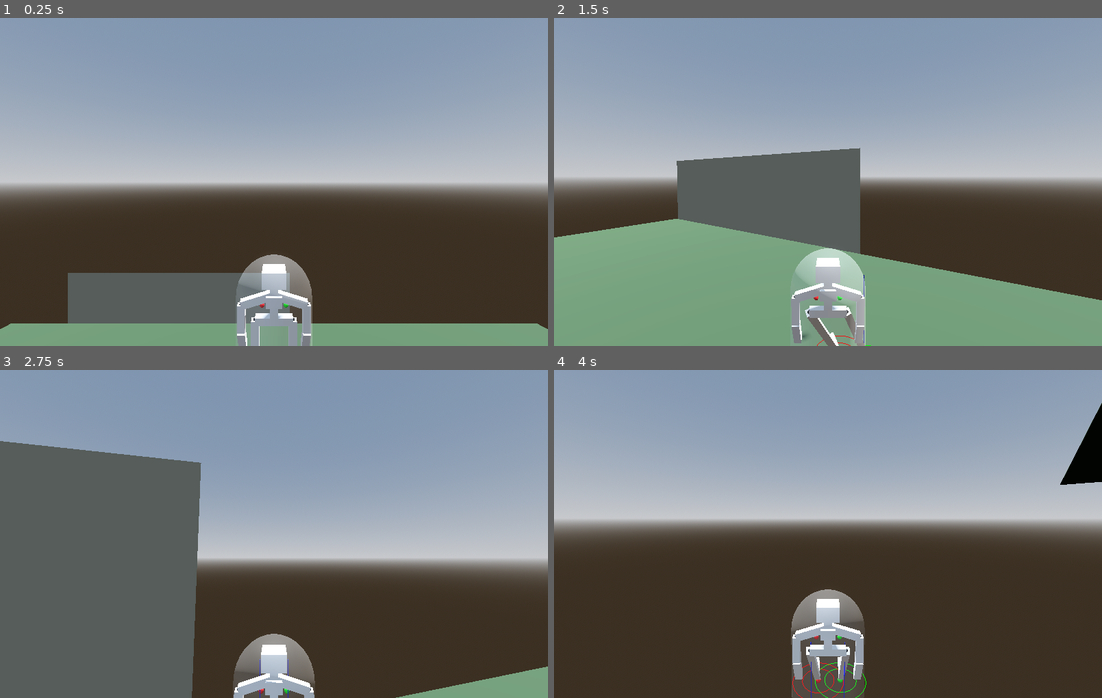
Above: before the commit, frames 1-4 (two rows, left to right).
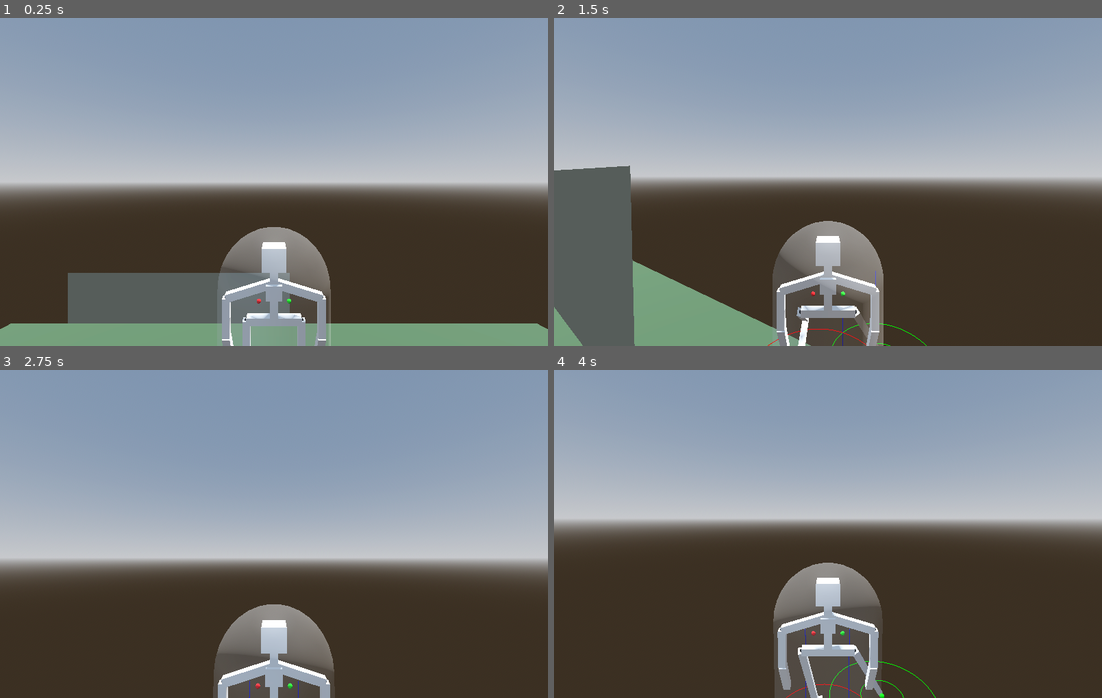
Above: after the commit, the same moments.

Repository: marcolatellafrias/character-parametric
Game: Godot game, scene res://Scenes/Demo.tscn
Same seed, same stepped clock (60 frames per second), same inputs: the game is played once before the commit and once after it.
Inputs (mouse positions are in pixels of both pictures, inside the frame that each line leads up to):
- Up to frame 1 (0.25 s): no input
- Up to frame 2 (1.5 s): move the mouse to (855, 182) at 0.52 s; hold Shift (sprint) 0.53-1.28 s; hold W (move_forward) from 0.53 s (still down); tap Space (jump) at 0.77 s; move the mouse to (800, 182) at 1.27 s; tap Shift (sprint) at 1.35 s
- Up to frame 3 (2.75 s): keep holding W (move_forward); tap Space (jump) at 1.52 s; move the mouse to (284, 527) at 2.02 s; hold Shift (sprint) from 2.03 s (still down)
- Up to frame 4 (4 s): keep holding W (move_forward); move the mouse to (822, 540) at 2.77 s; release Shift (sprint) at 2.78 s; tap Shift (sprint) at 2.85 s; tap Space (jump) at 3.02, 3.77 s; move the mouse to (866, 537) at 3.52 s; hold Shift (sprint) from 3.53 s (still down)

The runs differ from the first frame. In frame 1, 5.1% of the frame differs, in the area x 39-61%, y 63-100%; in frame 2, 34%, in the area x 0-100%, y 39-100%; in frame 3, 32%; in frame 4, 6.7%.

Commit message:
Descripción del cambio (por ejemplo: agregar animación de salto)

Diff:
--- a/scripts/bone_instantiator.gd
+++ b/scripts/bone_instantiator.gd
@@ -2,7 +2,7 @@
 extends Node3D
 
 #ALTURA DEL PERSONAJE
-@export var feet_to_head_height := 2.2: #This excludes arms and horizontal bones,
+@export var feet_to_head_height := 3.2: #This excludes arms and horizontal bones,
 	set(value):
 		feet_to_head_height = value
 		initialize_skeleton()
@@ -42,7 +42,7 @@
 var step_radius_walk : float
 var step_radius_turn : float
 var step_duration : float      # how fast the foot travels toward its new spot
-var base_step_duration: float
+var base_step_duration: float = 0.3
 var step_height : float     # how high the foot lifts during the step
 var raycast_amount := 4.0        # 0 = no se mueve, 1 = normal, >1 = amplifica
 var speed_for_max := 6.0          # velocidad a la que llega al offset máximo
@@ -57,8 +57,8 @@
 var right_neutral_local: Vector3
 const leg_ref := 1.0     # altura de pierna "promedio" (tus unidades)
 const speed_ref := 3.0     # vel. a la que querés que la duración se reduzca ~a la mitad si BETA=1
-const alpha := 1.0   # cuánto influye el tamaño de pierna (↑ piernas ⇒ ↑ duración). 1 = lineal (como ahora)
-const beta := 1.0   # cuánto influye la velocidad (↑ vel ⇒ ↓ duración). 1 = lineal en la razón
+const alpha := 1.2   # cuánto influye el tamaño de pierna (↑ piernas ⇒ ↑ duración). 1 = lineal (como ahora)
+const beta := 0.6   # cuánto influye la velocidad (↑ vel ⇒ ↓ duración). 1 = lineal en la razón
 var dynamic_sizes_util : DynamicSizesUtil
 
 #IK variables
@@ -116,7 +116,7 @@
 var left_upper_arm : CustomBone
 var left_lower_arm : CustomBone
 
-@onready var character_controller := $"../../player_controller"
+@onready var character_controller : CustomCharacterBody = $"../../player_controller"
 @onready var collision_shape : CollisionShape3D = $"../CollisionShape3D"
 var previous_transform : Transform3D
 
@@ -188,6 +188,7 @@
 	left_lower_arm = CustomBone.createFromToDown(left_upper_arm, lower_arm_size, 0.0,0.5, Color.RED , true)
 
 	create_ik_controls()
+	self.position = Vector3.ZERO
 
 func create_ik_controls() -> void:
 	#Agrego cosas q se mueven con el pj, como hijos
@@ -213,7 +214,7 @@
 	ik_targets.add_child(right_leg_current_target)
 
 func _physics_process(_delta: float) -> void:
-	dynamic_sizes_util.update()
+	dynamic_sizes_util.update(_delta)
 
 	var isTranslating := false
 	if character_controller:
--- /dev/null
+++ b/scripts/control.gd
@@ -0,0 +1,72 @@
+extends CanvasLayer
+
+@onready var bone_instantiator: Node = $"../player_root/player_controller/BoneInstantiator"
+
+@onready var vbox := VBoxContainer.new()
+
+func _ready():
+	if bone_instantiator == null:
+		push_error("BoneInstantiator not found in scene tree.")
+		return
+
+	# Panel arriba a la izquierda
+	var panel := Panel.new()
+	panel.set_anchors_preset(Control.PRESET_TOP_LEFT)
+	panel.offset_left = 10
+	panel.offset_top = 10
+	panel.offset_right = 280
+	panel.offset_bottom = 200
+	panel.mouse_filter = Control.MOUSE_FILTER_IGNORE
+	add_child(panel)
+
+	vbox.anchor_right = 1
+	vbox.anchor_bottom = 1
+	vbox.offset_left = 8
+	vbox.offset_top = 8
+	vbox.offset_right = -8
+	vbox.offset_bottom = -8
+	vbox.size_flags_horizontal = Control.SIZE_EXPAND_FILL
+	vbox.size_flags_vertical = Control.SIZE_EXPAND_FILL
+	panel.add_child(vbox)
+
+	# Sliders conectados directamente a variables del BoneInstantiator
+	_add_slider("Feet→Head Height", 1.4, 2.2, 0.01, "feet_to_head_height")
+	_add_slider("Legs→Feet", 0.0, 1.0, 0.01, "legs_to_feet_proportion")
+	_add_slider("Chest→Hip", 0.0, 1.0, 0.01, "chest_to_low_spine_proportion")
+	_add_slider("Neck→Head", 0.0, 1.0, 0.01, "neck_to_head_proportion")
+	_add_slider("Arms", 0.0, 1.0, 0.01, "arms_proportion")
+
+func _add_slider(label_text: String, min_v: float, max_v: float, step_v: float, property_name: String):
+	var row := HBoxContainer.new()
+	row.size_flags_horizontal = Control.SIZE_EXPAND_FILL
+	vbox.add_child(row)
+
+	var label := Label.new()
+	label.text = label_text + ":"
+	label.custom_minimum_size.x = 120
+	row.add_child(label)
+
+	var slider := HSlider.new()
+	slider.min_value = min_v
+	slider.max_value = max_v
+	slider.step = step_v
+	slider.size_flags_horizontal = Control.SIZE_EXPAND_FILL
+	slider.focus_mode = Control.FOCUS_NONE
+	slider.mouse_filter = Control.MOUSE_FILTER_STOP
+	row.add_child(slider)
+
+	var val := Label.new()
+	val.custom_minimum_size.x = 60
+	val.horizontal_alignment = HORIZONTAL_ALIGNMENT_RIGHT
+	val.text = str(snapped(bone_instantiator.get(property_name), step_v))
+	row.add_child(val)
+
+	# Valor inicial
+	slider.value = bone_instantiator.get(property_name)
+
+	# Cuando cambia el slider → actualiza la propiedad
+	slider.value_changed.connect(func(v):
+		v = snapped(v, step_v)
+		bone_instantiator.set(property_name, v)
+		val.text = str(v)
+	)
--- a/scripts/dynamic_sizes_util.gd
+++ b/scripts/dynamic_sizes_util.gd
@@ -1,19 +1,19 @@
 class_name DynamicSizesUtil
 
 var leg_height : float
-var bone_inst : BoneInstantiator
+var skel : BoneInstantiator #skeleton
 var collision_shape:
 	get:
-		return bone_inst.collision_shape
+		return skel.collision_shape
 	set(value):
-		bone_inst.collision_shape = value
+		skel.collision_shape = value
 var stable_sizes:
 	get:
-		return bone_inst.stable_sizes_util
+		return skel.stable_sizes_util
 
-static func create(new_bone_inst: BoneInstantiator, new_leg_height: float) -> DynamicSizesUtil:
+static func create(new_skeleton: BoneInstantiator, new_leg_height: float) -> DynamicSizesUtil:
 	var newDynamicUtil = DynamicSizesUtil.new()
-	newDynamicUtil.bone_inst = new_bone_inst
+	newDynamicUtil.skel = new_skeleton
 	newDynamicUtil.leg_height = new_leg_height
 	return newDynamicUtil
 
@@ -21,37 +21,90 @@
 	_set_step_base_duration()
 	_set_capsule_base_dimensions()
 
-func update() -> void:
-	_update_step_duration()
+func update(delta: float) -> void:
+	_update_step_duration(delta)
 
-func _update_step_duration() -> void:
-	var v : Vector3 = bone_inst.character_controller.velocity
-	var horizontal_speed : float = Vector2(v.x, v.z).length()
-	var sprint_mult : float = bone_inst.character_controller.sprint_multiplier
-	var effective_speed := horizontal_speed * sprint_mult
-	var speed_term := pow(1.0 + (effective_speed / bone_inst.speed_ref), bone_inst.beta)
-	bone_inst.step_duration = bone_inst.base_step_duration / speed_term
+var _prev_origin: Vector3 = Vector3.INF
+var _ema_speed: float = 0.0
+const SPEED_TAU := 0.15 # s, suavizado (más chico = más reactivo)
+
+func _update_step_duration(delta: float) -> void:
+	# Nodo de referencia para posición (usamos el controller)
+	var node := skel.character_controller
+	var origin: Vector3 = node.global_transform.origin
+
+	# Primera llamada: inicializa y usa la base (sin variar por velocidad)
+	if _prev_origin == Vector3.INF:
+		_prev_origin = origin
+		skel.step_duration = max(0.001, skel.base_step_duration)
+		return
+
+	# Velocidad horizontal medida por desplazamiento real
+	var dxz := Vector2(origin.x - _prev_origin.x, origin.z - _prev_origin.z)
+	var instant_speed: float = dxz.length() / max(delta, 0.0001)
+
+	# sprint_multiplier opcional (fallback a 1.0)
+	var sprint_mult: float = 1.0
+	if node.has_method("get"):
+		var _sm = node.get("sprint_multiplier")
+		if typeof(_sm) == TYPE_FLOAT or typeof(_sm) == TYPE_INT:
+			sprint_mult = max(1.0, float(_sm))
+
+	var effective_speed: float = instant_speed * sprint_mult
+
+	# Suavizado exponencial con constante de tiempo
+	var alpha := 1.0 - exp(-delta / SPEED_TAU)
+	_ema_speed += (effective_speed - _ema_speed) * alpha
+
+	# Término de velocidad (↑ vel ⇒ ↓ duración)
+	var speed_ref : float = max(0.001, skel.speed_ref)
+	var beta := skel.beta
+	var speed_term := pow(1.0 + (_ema_speed / speed_ref), beta)
+
+	var base : float = max(0.001, skel.base_step_duration)
+	var new_duration := base / speed_term
+
+	# (Opcional) límites si los tenés definidos en skel
+	if "min_step_duration" in skel:
+		new_duration = max(new_duration, skel.min_step_duration)
+	if "max_step_duration" in skel:
+		new_duration = min(new_duration, skel.max_step_duration)
+
+	skel.step_duration = new_duration
+	_prev_origin = origin
 
 func _set_step_base_duration() -> void:
-	bone_inst.character_controller.speed = leg_height * 0.7 + 1
-	bone_inst.step_radius_walk = leg_height * 0.32
-	bone_inst.step_radius_turn = leg_height * 0.2
-	bone_inst.step_duration = (leg_height) * 0.2
-	bone_inst.step_height = leg_height * 0.4
-	bone_inst.pole_distance = leg_height
-	bone_inst.raycast_max_offset = leg_height * 0.2
-	var leg_term   := pow( max(leg_height, 0.001) / bone_inst.leg_ref, bone_inst.alpha)
-	var speed_term := pow( 1.0 / bone_inst.speed_ref, bone_inst.beta)
-	bone_inst.step_duration = bone_inst.base_step_duration * leg_term / speed_term
-	bone_inst.base_step_duration = bone_inst.base_step_duration * leg_term
+	# --- tamaños estáticos que dependen SOLO de leg_height ---
+	var h: float = max(leg_height, 0.001)
+	skel.character_controller.speed = leg_height * 1.8
+	skel.step_radius_walk   = h * 0.5
+	skel.step_radius_turn   = h * 0.20
+	skel.step_height        = h * 0.40
+	skel.pole_distance      = h
+	skel.raycast_max_offset = h * 0.20
+
+	# --- duración base del paso (SIN velocidad) ---
+	# Guardamos una referencia inmutable del valor "de fábrica" (para leg_ref)
+	# la primera vez que se llama, para no re-escalarla en cada cambio.
+	var bsd_ref: float
+	if skel.has_meta("bsd_ref"):
+		bsd_ref = float(skel.get_meta("bsd_ref"))
+	else:
+		# Asumimos que skel.base_step_duration contiene el valor de referencia (p.ej. 0.2s) para leg_ref
+		bsd_ref = float(skel.base_step_duration)
+		skel.set_meta("bsd_ref", bsd_ref)
+
+	var leg_term: float = pow(h / skel.leg_ref, skel.alpha)
+	skel.base_step_duration = bsd_ref * leg_term
+	skel.step_duration = skel.base_step_duration
 
 func _set_capsule_base_dimensions() -> void:
 	if collision_shape is CollisionShape3D:
 		if collision_shape.shape is CapsuleShape3D:
-			var radius :=  bone_inst.hip_width.y * 2
-			var height := bone_inst.feet_to_head_height
-			var y_offset : float = stable_sizes.torso_height + stable_sizes.head_height + height/2 - height + bone_inst.distance_from_ground
+			var radius :=  skel.hip_width.y * 2
+			var height := skel.feet_to_head_height
+			var y_offset : float = stable_sizes.torso_height + stable_sizes.head_height + height/2 - height + skel.distance_from_ground
 			collision_shape.shape.height = height
 			collision_shape.shape.radius = radius
 			collision_shape.position = (Vector3(0, y_offset ,0))
-			bone_inst.character_controller.add_child.call_deferred(DebugUtil.create_debug_capsule(radius,  height, y_offset))
+			skel.character_controller.add_child.call_deferred(DebugUtil.create_debug_capsule(radius,  height, y_offset))
Not shown, added: scripts/control.gd.uid
